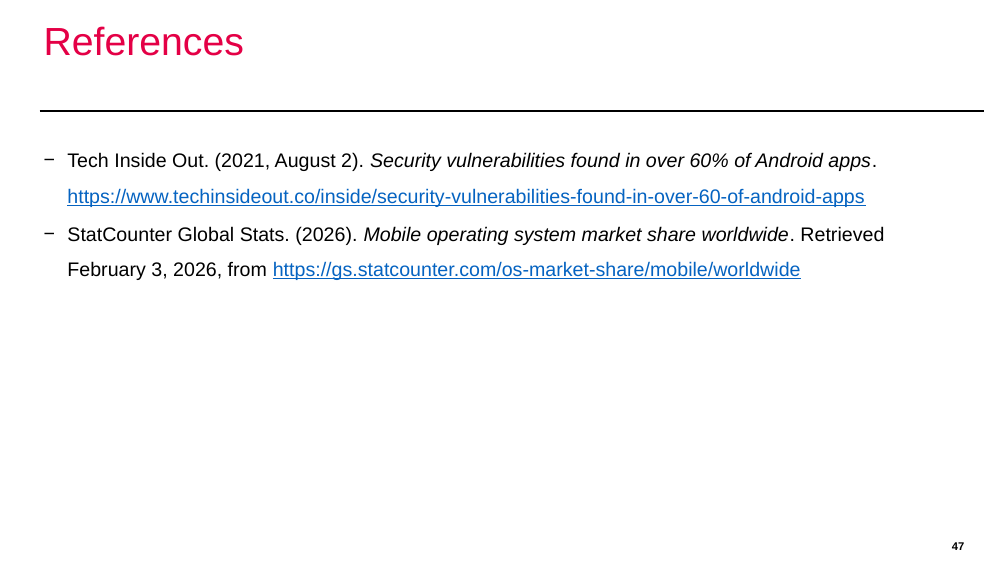
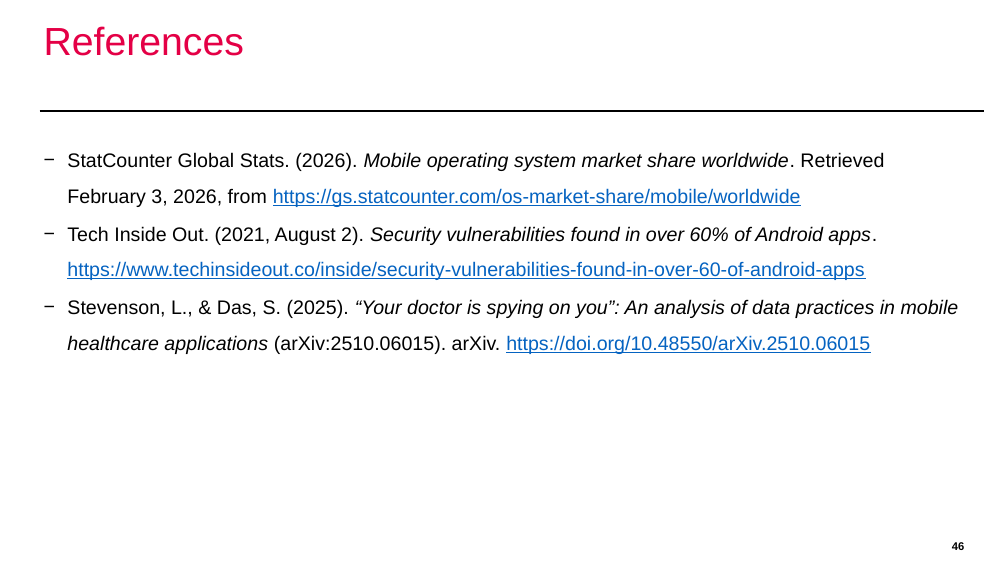
Before and after one commit to domi-cmd/Reference_Application_for_OWASP_MASTG, a slide deck: slide 46 of dev_documents/presentation/ba_thesis_presentation_kronig.pptx (slide 47 before the commit). Drawn at 1008x567 pixels with LibreOffice and Linux fonts; fonts in the diff are those of the drawing; background and template pictures are left out. Boxes give left, top, right and bottom in pixels: in the first picture for what was removed or moved away, otherwise in the second. Text is boxed around its words. In the diff, an @@ line names an element or a change of style, - is before the commit and + after.

Commit message:
Started adding proper references and citations to the presentation. Removed the slides discussing the flow diagrams, as I am still 5 minutes over the required talking time

```diff
--- a/dev_documents/presentation/ba_thesis_presentation_kronig.pptx
+++ b/dev_documents/presentation/ba_thesis_presentation_kronig.pptx
@@ text at [67,152,884,207]: paragraph added @@
+− StatCounter Global Stats. (2026). Mobile operating system market share worldwide. Retrieved February 3, 2026, from https://gs.statcounter.com/os-market-share/mobile/worldwide
@@ text at [67,299,959,354]: text changed @@
-− StatCounter Global Stats. (2026). Mobile operating system market share worldwide. Retrieved February 3, 2026, from https://gs.statcounter.com/os-market-share/mobile/worldwide
+− Stevenson, L., & Das, S. (2025). “Your doctor is spying on you”: An analysis of data practices in mobile healthcare applications (arXiv:2510.06015). arXiv. https://doi.org/10.48550/arXiv.2510.06015
@@ page number at [952,541,964,552]: text changed @@
-47
+46
```
Also in this commit, not shown: 12 other slides changed, 2 slides added, 2 slides removed.
